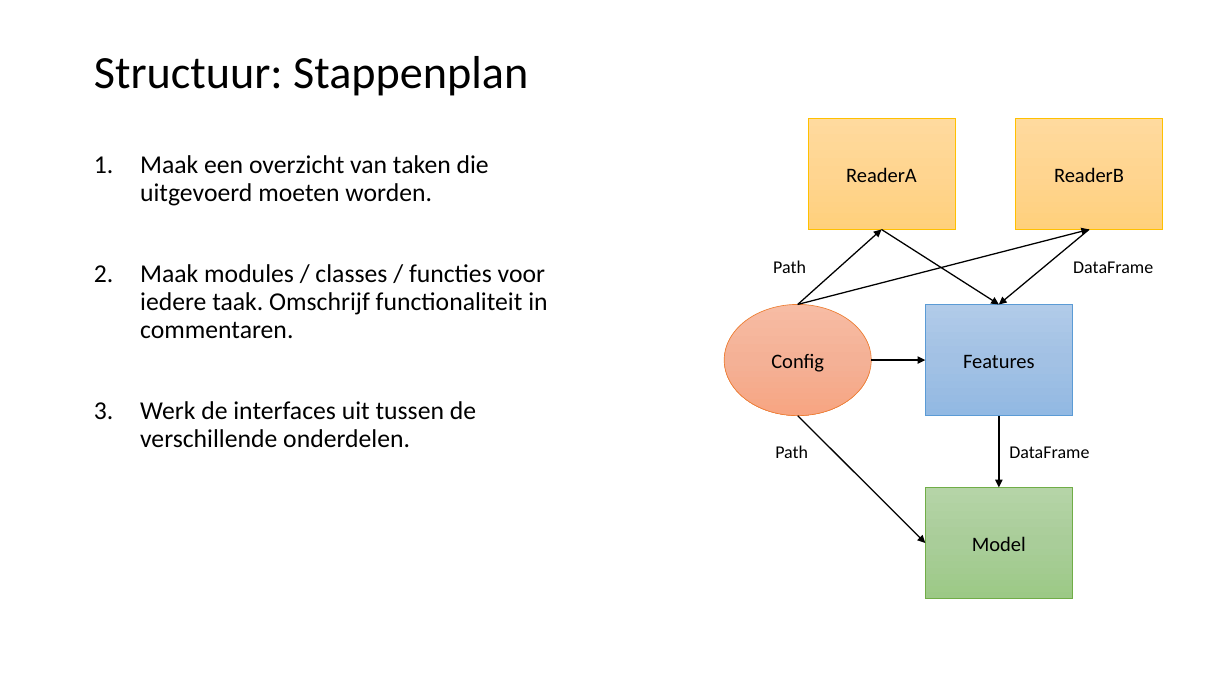
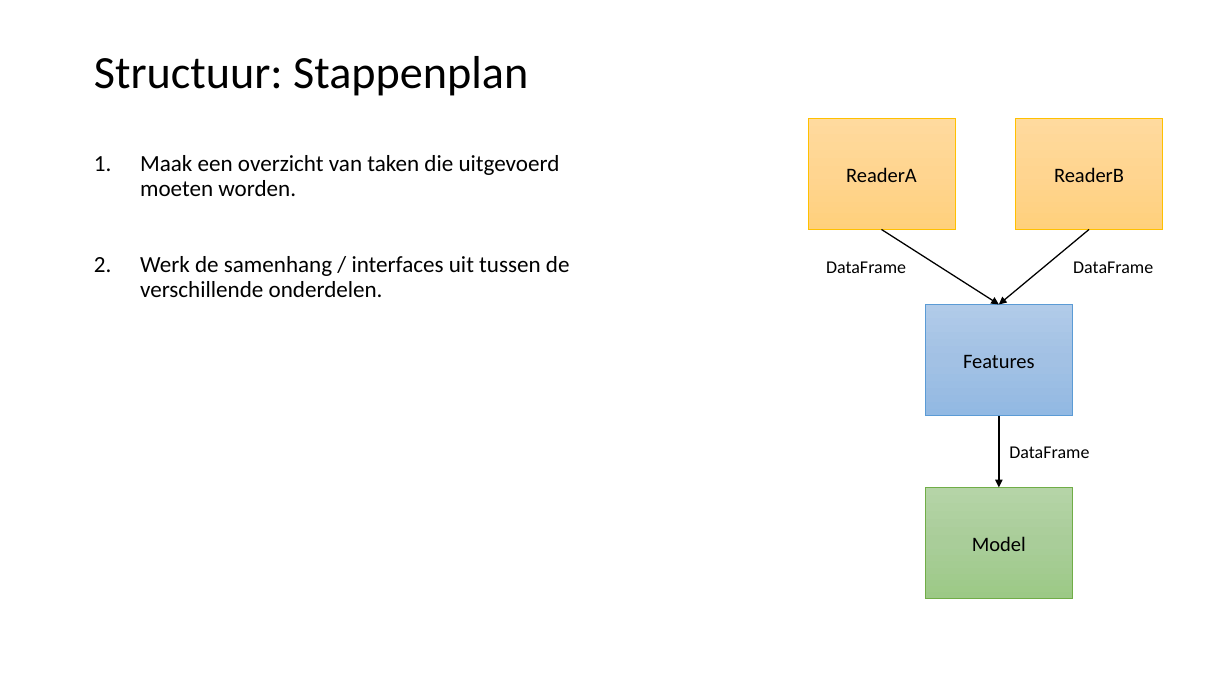
Before and after one commit to LFKoning/knowledge-sharing, a slide deck: slide 15 of python_course/2_production_code/python_cursus_2.pptx. Drawn at 1232x693 pixels with LibreOffice and Linux fonts; fonts in the diff are those of the drawing. Boxes give left, top, right and bottom in pixels: in the first picture for what was removed or moved away, otherwise in the second. Text is boxed around its words. In the diff, an @@ line names an element or a change of style, - is before the commit and + after.

```diff
--- a/python_course/2_production_code/python_cursus_2.pptx
+++ b/python_course/2_production_code/python_cursus_2.pptx
@@ text at (140, 155, 560, 196): size 20 to 18 pt in "Maak een overzicht van taken die uitgevoerd ..." @@
@@ text at (140, 256, 570, 297): text changed; size 20 to 18 pt @@
-2. Maak modules / classes / functies voor iedere taak. Omschrijf functionaliteit in commentaren.
-3. Werk de interfaces uit tussen de verschillende onderdelen.
+2. Werk de samenhang / interfaces uit tussen de verschillende onderdelen.
@@ text added at (826, 261, 906, 273), 14 pt, text #000000 @@
+DataFrame
@@ group removed at (725, 229, 1090, 543): 4 arrows, 2 texts, 1 ellipse @@
-Config
-Path
-Path
```
Also in this commit, not shown: 12 other slides changed, 3 slides added, 2 slides removed.
